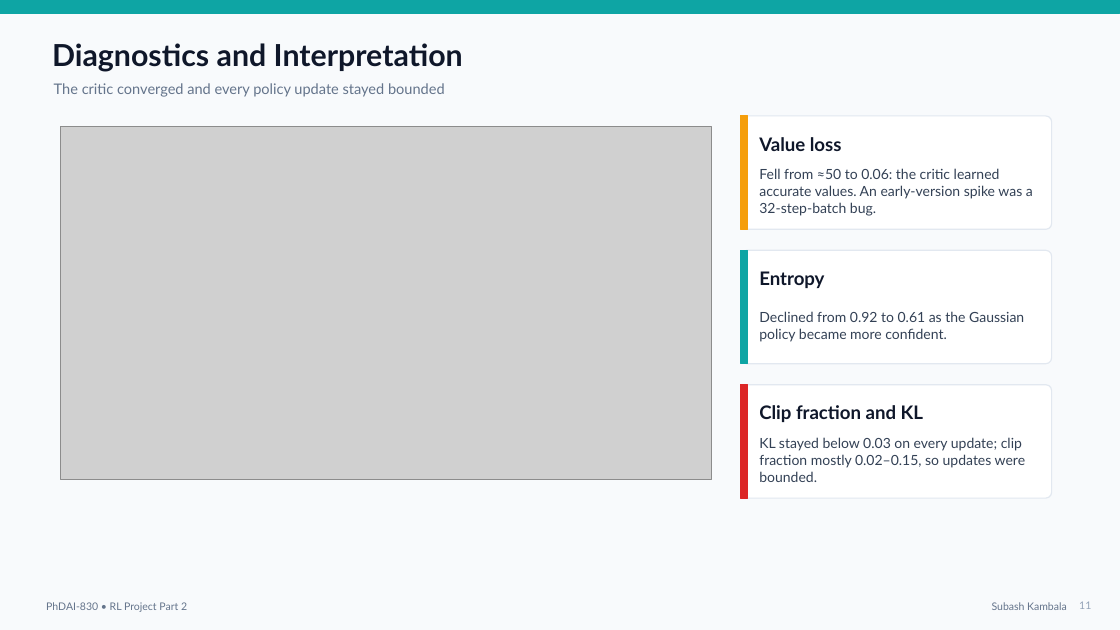
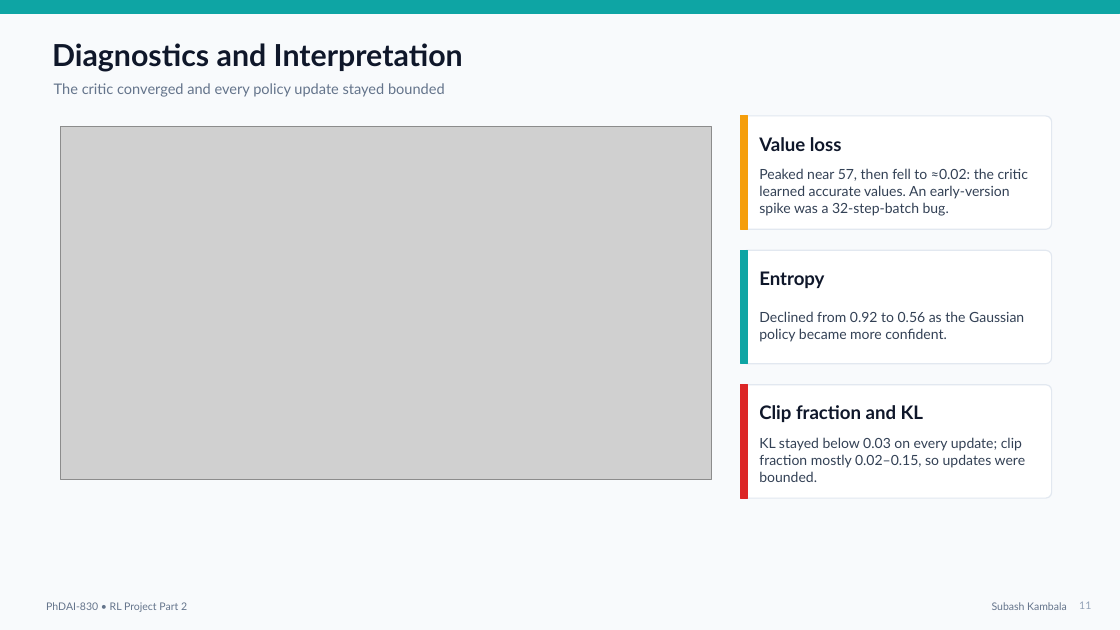
Before and after one commit to Subashswanz/PPO-Robotics-Continuous-Control, a slide deck: slide 11 of presentation/PhDAI_830_PPO_Robotics_Project_Part2_Subash_Kambala.pptx. Drawn at 1120x630 pixels with LibreOffice and Linux fonts; fonts in the diff are those of the drawing; grey boxes stand for pictures. Boxes give left, top, right and bottom in pixels: in the first picture for what was removed or moved away, otherwise in the second. Text is boxed around its words. In the diff, an @@ line names an element or a change of style, - is before the commit and + after.

```diff
--- a/presentation/PhDAI_830_PPO_Robotics_Project_Part2_Subash_Kambala.pptx
+++ b/presentation/PhDAI_830_PPO_Robotics_Project_Part2_Subash_Kambala.pptx
@@ text at (759,168,1028,216): text changed @@
-Fell from ≈50 to 0.06: the critic learned accurate values. An early-version spike was a 32-step-batch bug.
+Peaked near 57, then fell to ≈0.02: the critic learned accurate values. An early-version spike was a 32-step-batch bug.
@@ text at (759,311,1024,342): text changed @@
-Declined from 0.92 to 0.61 as the Gaussian policy became more confident.
+Declined from 0.92 to 0.56 as the Gaussian policy became more confident.
```
Also in this commit, not shown: 4 other slides changed, 1 other file.
